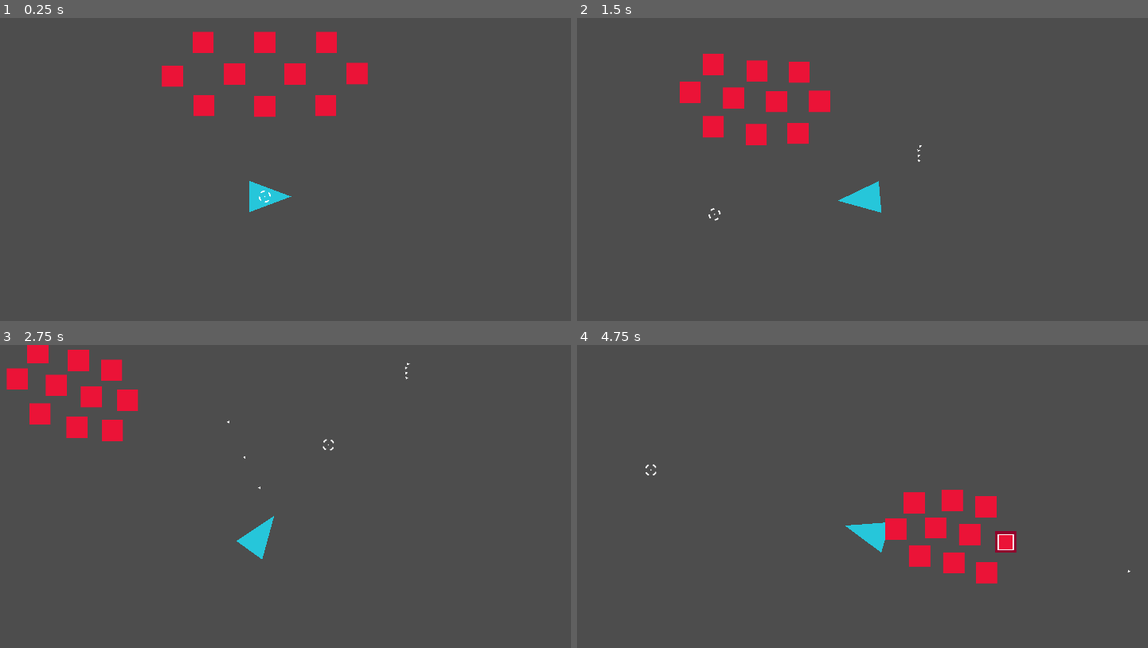
Above: before the commit, frames 1-4 (two rows, left to right).
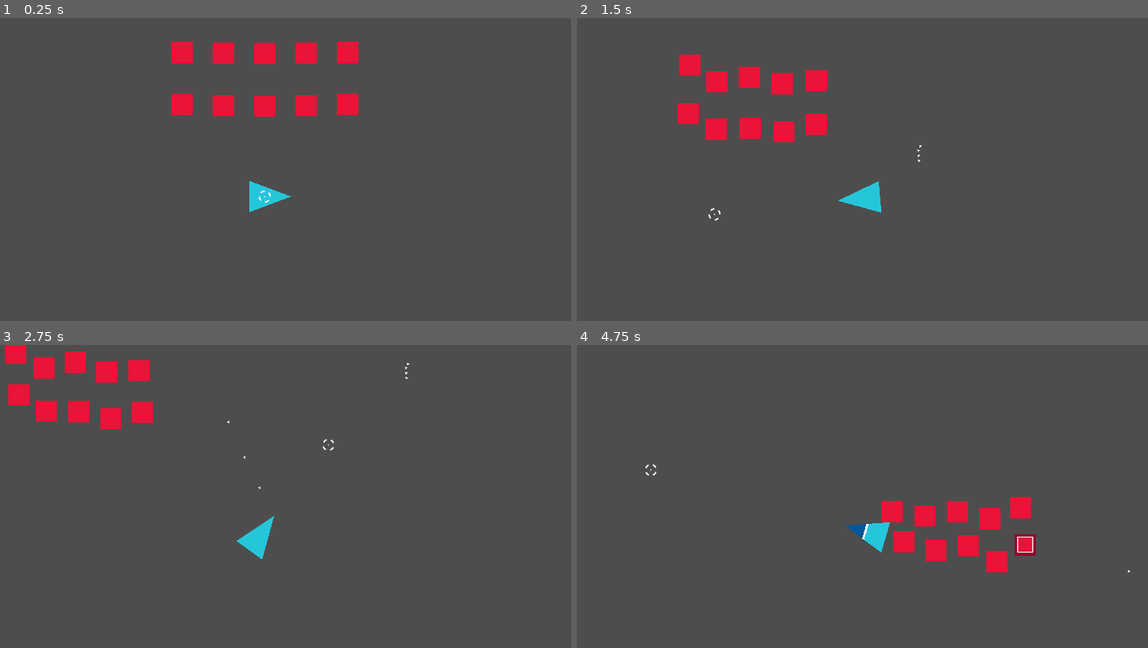
Above: after the commit, the same moments.

Repository: LordChildConsumer/MiniHordeShooter
Game: Godot game, scene res://main.tscn
Same seed, same stepped clock (60 frames per second), same inputs: the game is played once before the commit and once after it. The engine's default icon, where the game draws it, is replaced by a stand-in: a white triangle on a blue panel in a dark square.
Inputs (mouse positions are in pixels of both pictures, inside the frame that each line leads up to):
- Up to frame 1 (0.25 s): no input
- Up to frame 2 (1.5 s): move the mouse to (982, 178) at 0.52 s; press the mouse at (982, 178) at 0.53 s; hold D (move_right) 0.53-1.28 s; move the mouse to (714, 214) at 1.27 s; release the mouse at (714, 214) at 1.28 s; hold S (move_down) from 1.28 s (still down); click (714, 214) at 1.35 s
- Up to frame 3 (2.75 s): move the mouse to (331, 444) at 2.02 s; release S (move_down) at 2.03 s; press the mouse at (331, 444) at 2.03 s; hold D (move_right) from 2.03 s (still down)
- Up to frame 4 (4.75 s): move the mouse to (811, 593) at 2.77 s; release D (move_right) at 2.78 s; release the mouse at (811, 593) at 2.78 s; hold W (move_up) 2.78-3.53 s; click (811, 593) at 2.85 s; move the mouse to (1033, 578) at 3.52 s; press the mouse at (1033, 578) at 3.53 s; hold A (move_left) from 3.53 s (still down); move the mouse to (651, 469) at 4.27 s; release the mouse at (651, 469) at 4.28 s; click (651, 469) at 4.35 s

The runs differ from the first frame. In frame 1, 4.4% of the frame differs, in the area x 28-65%, y 4-33%; in frame 2, 4.0%; in frame 3, 3.5%; in frame 4, 4.0%.

Commit message:
Grunts attack

Diff:
--- a/attack/attack.gd
+++ b/attack/attack.gd
@@ -1,6 +1,7 @@
 class_name Attack extends Node2D;
 
 ## The base class for all attacks.
+## Currently only designed for the player.
 
 
 ## Emitted when a projectile is successfully spawned.
--- /dev/null
+++ b/attack/melee_attack.gd
@@ -0,0 +1,76 @@
+class_name MeleeAttack extends Area2D;
+
+## Deals damage to hitboxes in range every [member delay] seconds.
+
+
+## Decides which collision mask to use for detecting areas.
+@export var is_friendly: bool = false;
+
+@export_group("Stats")
+## The damage dealt when attacking.
+@export var damage: int = 5;
+## The amount of time, in seconds, between each attack.
+@export var delay: float = 1.0;
+
+
+@export_group("Collision Masks")
+## The collision mask to find overlapping areas.
+## Collides with [code]Enemy Hitbox[/code].
+@export_flags_2d_physics var friendly_collision_mask: int = 0x10;
+## The collision mask to find overlapping areas.
+## Collides with [code]Player Hitbox[/code].
+@export_flags_2d_physics var hostile_collision_mask: int = 0x4;
+
+
+## The [Timer] used to handle firerate/delay.
+@onready var attack_timer: Timer = Timer.new();
+
+## A list of overlapping hitboxes to deal damage to
+## every [member delay] seconds.
+var target_hitboxes: Array[Hitbox] = [];
+
+
+func _ready() -> void:
+	# Configure collision mask
+	collision_mask = friendly_collision_mask if is_friendly \
+				else hostile_collision_mask;
+
+	# Configure attack_timer
+	add_child(attack_timer);
+	attack_timer.wait_time = delay;
+	attack_timer.one_shot = true;
+	attack_timer.timeout.connect(hurt_hitboxes);
+
+	# Connect signal to listen for overlapping bodies.
+	area_entered.connect(_on_area_entered);
+	area_exited.connect(_on_area_exited);
+
+
+## If the given area is a hitbox and not already part of
+## [member target_hitboxes] then add it.
+func _on_area_entered(area: Area2D) -> void:
+	var hb: Hitbox = area as Hitbox;
+	if hb && !target_hitboxes.has(hb):
+		target_hitboxes.push_back(hb);
+
+		if attack_timer.is_stopped():
+			hurt_hitboxes();
+
+
+## If the given area is a hitbox and part of
+## [member target_hitboxes] then remove it.
+func _on_area_exited(area: Area2D) -> void:
+	var hb: Hitbox = area as Hitbox;
+	if hb && target_hitboxes.has(hb):
+		target_hitboxes.erase(hb);
+
+		if target_hitboxes.is_empty():
+			attack_timer.stop();
+
+
+## Loops through [member target_hitboxes] and deals damage to each hitbox.
+func hurt_hitboxes() -> void:
+	for hb: Hitbox in target_hitboxes:
+		hb.hurt(damage);
+
+	attack_timer.start(delay);
--- a/components/health.gd
+++ b/components/health.gd
@@ -26,7 +26,7 @@
 ## Subtracts the given value from the current health. End result will be no less than 0.
 func hurt(value: int) -> void:
 	health = max(health - value, 0);
-	print_debug("Hurt for %s. Health left = %s" % [value, health]);
+	#print_debug("Hurt for %s. Health left = %s" % [value, health]);
 
 ## Adds the given value to the current health. End result will be no greater than [member max_health]
 func heal(value: int) -> void:
--- a/enemy/grunt.tscn
+++ b/enemy/grunt.tscn
@@ -1,8 +1,9 @@
-[gd_scene load_steps=10 format=3 uid="uid://ekoiptpmfgic"]
+[gd_scene load_steps=12 format=3 uid="uid://ekoiptpmfgic"]
 
 [ext_resource type="PackedScene" uid="uid://buw2e4iufgd6b" path="res://enemy/base/enemy.tscn" id="1_teq23"]
 [ext_resource type="Material" uid="uid://c3wjdvchc6q7e" path="res://shaders/enemy/grunt/grunt_health_shader.tres" id="2_7fp8q"]
 [ext_resource type="Script" path="res://enemy/grunt_polygon.gd" id="3_v6vo6"]
+[ext_resource type="Script" path="res://attack/melee_attack.gd" id="4_wdt70"]
 
 [sub_resource type="PlaceholderTexture2D" id="PlaceholderTexture2D_4r1f1"]
 size = Vector2(64, 64)
@@ -75,6 +76,9 @@
 "auto": SubResource("Animation_deu46")
 }
 
+[sub_resource type="RectangleShape2D" id="RectangleShape2D_kiapr"]
+size = Vector2(80, 80)
+
 [node name="Grunt" instance=ExtResource("1_teq23")]
 collision_layer = 8
 collision_mask = 9
@@ -110,3 +114,9 @@
 "": SubResource("AnimationLibrary_w7pbo")
 }
 autoplay = "auto"
+
+[node name="MeleeAttack" type="Area2D" parent="." index="8"]
+script = ExtResource("4_wdt70")
+
+[node name="CollisionShape2D" type="CollisionShape2D" parent="MeleeAttack" index="0"]
+shape = SubResource("RectangleShape2D_kiapr")
--- a/main.tscn
+++ b/main.tscn
@@ -22,28 +22,28 @@
 position = Vector2(0, 96)
 
 [node name="Grunt2" parent="Enemies" instance=ExtResource("4_ulolh")]
-position = Vector2(-96, 0)
+position = Vector2(0, -64)
 
 [node name="Grunt3" parent="Enemies" instance=ExtResource("4_ulolh")]
-position = Vector2(-192, 96)
+position = Vector2(-128, 96)
 
 [node name="Grunt4" parent="Enemies" instance=ExtResource("4_ulolh")]
-position = Vector2(-288, 8)
+position = Vector2(-128, -64)
 
 [node name="Grunt5" parent="Enemies" instance=ExtResource("4_ulolh")]
-position = Vector2(96, 0)
+position = Vector2(-256, 96)
 
 [node name="Grunt6" parent="Enemies" instance=ExtResource("4_ulolh")]
-position = Vector2(192, 96)
+position = Vector2(-256, -64)
 
 [node name="Grunt7" parent="Enemies" instance=ExtResource("4_ulolh")]
-position = Vector2(288, 0)
+position = Vector2(128, 96)
 
 [node name="Grunt8" parent="Enemies" instance=ExtResource("4_ulolh")]
-position = Vector2(0, -96)
+position = Vector2(128, -64)
 
 [node name="Grunt9" parent="Enemies" instance=ExtResource("4_ulolh")]
-position = Vector2(-192, -96)
+position = Vector2(256, 96)
 
 [node name="Grunt10" parent="Enemies" instance=ExtResource("4_ulolh")]
-position = Vector2(192, -96)
+position = Vector2(256, -64)
